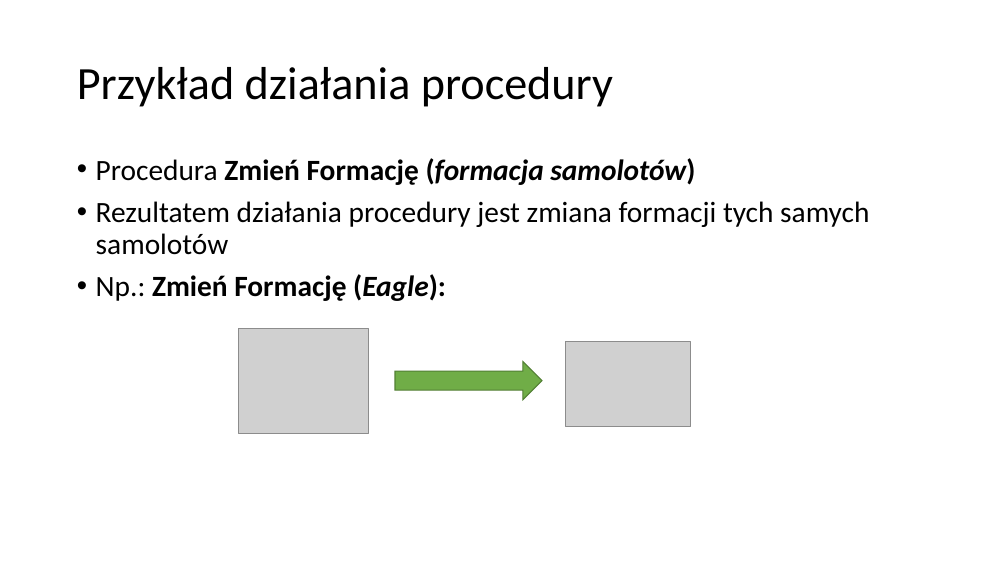
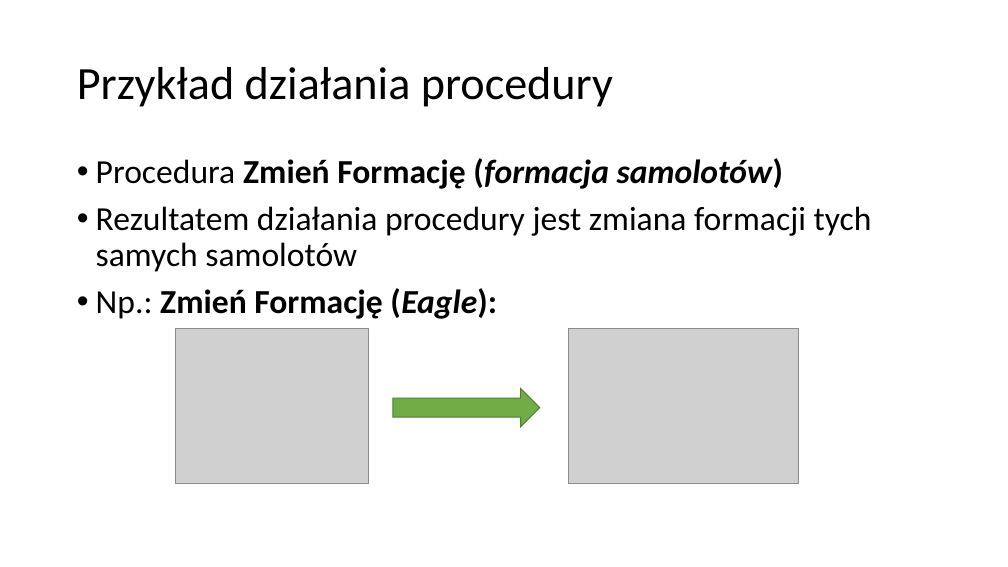
Before and after one commit to blackbat13/CS-HTiEW, a slide deck: slide 10 of Wprowadzenie do funkcji/I. Wprowadzenie do funkcji/Funkcje.pptx (slide 11 before the commit). Drawn at 1008x567 pixels with LibreOffice and Linux fonts; fonts in the diff are those of the drawing; grey boxes stand for pictures. Boxes give left, top, right and bottom in pixels: in the first picture for what was removed or moved away, otherwise in the second. Text is boxed around its words. In the diff, an @@ line names an element or a change of style, - is before the commit and + after.

Commit message:
Poprawiono prezentację o funkcjach. Dodano przykład porównujący funkcję z procedurą

```diff
--- a/Wprowadzenie do funkcji/I. Wprowadzenie do funkcji/Funkcje.pptx
+++ b/Wprowadzenie do funkcji/I. Wprowadzenie do funkcji/Funkcje.pptx
@@ text "Procedura Zmień Formację (formacja samolotów)" at [96,158,872,319]: size 28 to 32 pt @@
@@ picture: place and size @@
-picture at [238,329,368,433]
+picture at [175,329,369,484]
@@ picture: place and size @@
-picture at [566,342,691,426]
+picture at [569,329,799,484]
@@ right arrow: place and size @@
-right arrow at [395,361,542,399]
+right arrow at [393,389,540,426]
```
Also in this commit, not shown: 3 other slides changed, 2 slides added.
